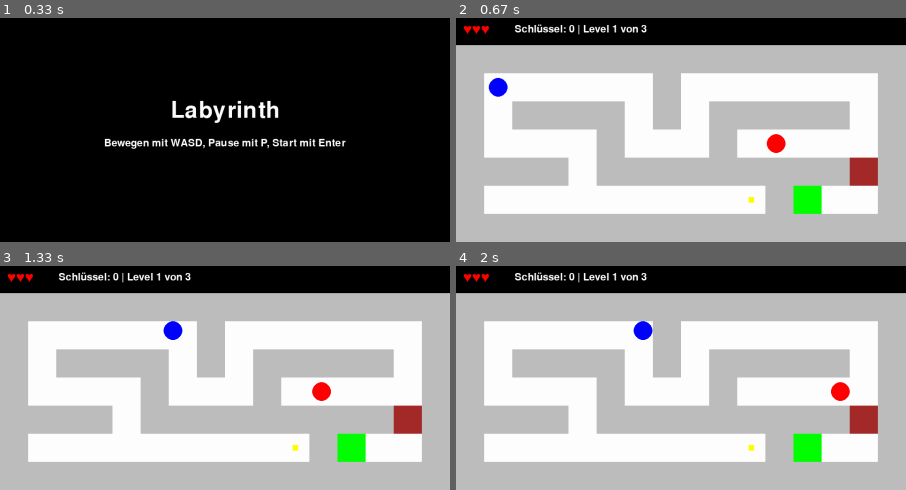
Above: before the commit, frames 1-4 (two rows, left to right).
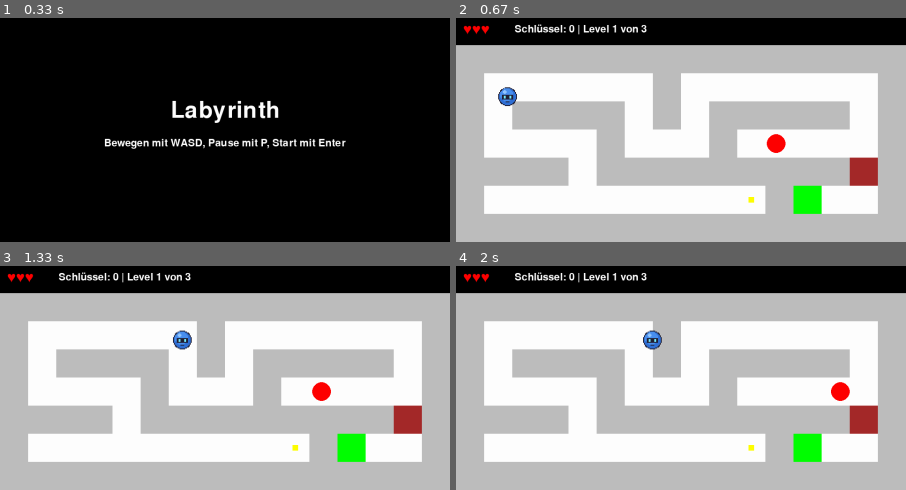
Above: after the commit, the same moments.

Repository: binaerverkehr/pygamece-tutorial
Game: pygame game, started from game.py
Two runs of this game, one before a commit and one after it. Both use one fixed random seed, a clock stepped at 60 frames per second and the inputs below.
Inputs:
- Up to frame 1 (0.33 s): no input
- Up to frame 2 (0.67 s): tap Enter at 0.33 s
- Up to frame 3 (1.33 s): hold D 0.67-1.13 s; hold W from 1.17 s (still down)
- Up to frame 4 (2 s): release W at 1.47 s; hold D 1.5-1.97 s

Frame 1 is identical in both runs. In frame 2, 0.5% of the frame differs, in the area x 7-14%, y 26-40%; in frame 3, 0.5%, in the area x 36-43%, y 24-38%; in frame 4, 0.5%.

Commit message:
1. Spieler als Bild zeichnen

Diff:
--- /dev/null
+++ b/assets/LIZENZ.txt
@@ -0,0 +1,8 @@
+Grafiken für die Pygame-CE-Tutorial-Reihe von Binärverkehr
+
+Dateien: player.png, enemy.png, key.png, floor.png, wall.png, door.png, goal.png
+Herkunft: eigens für diese Reihe erstellt, ohne fremde Vorlage.
+Lizenz: CC0 1.0 Universal
+https://creativecommons.org/publicdomain/zero/1.0/deed.de
+
+Du darfst die Grafiken ohne Namensnennung frei verwenden, verändern und weitergeben.
--- a/game.py
+++ b/game.py
@@ -13,6 +13,7 @@
         self.dt = 0
         self.running = True
 
+        self.player_image = pygame.image.load("assets/player.png")
         self.layouts = LAYOUTS
         self.start_game()
         self.state = "menu"
@@ -23,7 +24,7 @@
 
     def start_game(self):
         self.level_index = 0
-        self.player = Player(PLAYER_RADIUS, "blue")
+        self.player = Player(PLAYER_RADIUS, self.player_image)
         self.load_level(self.level_index)
         self.state = "playing"
 
--- a/player.py
+++ b/player.py
@@ -2,11 +2,11 @@
 
 
 class Player:
-    def __init__(self, radius, color):
+    def __init__(self, radius, image):
         self.pos = pygame.Vector2()
         self.radius = radius
         self.speed = 600
-        self.color = color
+        self.image = image
         self.keys = 0
         self.lives = 3
 
@@ -30,4 +30,4 @@
         return self.pos.distance_squared_to(nearest) < self.radius**2
 
     def render(self, surface):
-        pygame.draw.circle(surface, self.color, (self.pos.x, self.pos.y), self.radius)
+        surface.blit(self.image, self.pos)
Binary file added: assets/door.png
Binary file added: assets/enemy.png
Binary file added: assets/floor.png
Binary file added: assets/goal.png
Binary file added: assets/key.png
Binary file added: assets/player.png
Binary file added: assets/wall.png
